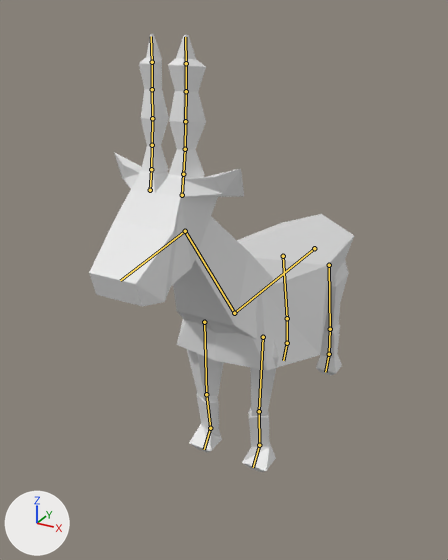
What one commit did to the Blender file goat_rigged_mesh.blend.
Before and after are seen from a 50 mm lens placed at (0.735, -1.67, 1.296), pointed at (-0.075, -0.198, 0.56). Lighting does not change. The marker at lower left points along +X, +Y and +Z. The bones that bend it are drawn over the model as lines.
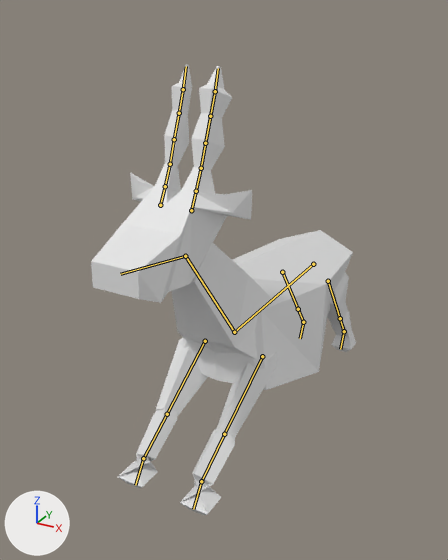
The newer file adds an action. The first version stands in its rest pose; the second is drawn at frame 0 of the action 'run_loop'.

Edits to the scene script, one JSON object a line:
```json
{"block": "bone_body", "where": "bone_body = bpy.data.objects['Armature'].pose.bones['body']"}
{"op": "set", "path": "bone_body.location", "old": "(0.0, 0.0, 0.0)", "new": "(0.0, -0.001, 0.062)"}
{"block": "bone_head", "where": "bone_head = bpy.data.objects['Armature'].pose.bones['head']  # child of 'neck'"}
{"op": "set", "path": "bone_head.rotation_quaternion", "old": "(1.0, 0.0, 0.0, 0.0)", "new": "(0.988, -0.152, 0.001, -0.012)", "note": "degrees (0, 0, 0) -> degrees (-18, 0, -1)"}
{"block": "bone_ikarmtarget_l", "where": "bone_ikarmtarget_l = bpy.data.objects['Armature'].pose.bones['ikarmtarget.l']"}
{"op": "set", "path": "bone_ikarmtarget_l.location", "old": "(0.0, 0.0, 0.0)", "new": "(0.0, -0.577, 0.0)"}
{"block": "bone_iklegtarget_l", "where": "bone_iklegtarget_l = bpy.data.objects['Armature'].pose.bones['iklegtarget.l']"}
{"op": "set", "path": "bone_iklegtarget_l.location", "old": "(0.0, 0.0, 0.0)", "new": "(0.0, 0.184, 0.0)"}
{"block": "bone_ikarmtarget_r", "where": "bone_ikarmtarget_r = bpy.data.objects['Armature'].pose.bones['ikarmtarget.r']"}
{"op": "set", "path": "bone_ikarmtarget_r.location", "old": "(0.0, 0.0, 0.0)", "new": "(0.0, -0.577, 0.0)"}
{"block": "bone_iklegtarget_r", "where": "bone_iklegtarget_r = bpy.data.objects['Armature'].pose.bones['iklegtarget.r']"}
{"op": "set", "path": "bone_iklegtarget_r.location", "old": "(0.0, 0.0, 0.0)", "new": "(0.0, 0.184, 0.0)"}
```

What differs and where, as boxes (x1, y1, x2, y2) in the pictures (448 x 560 px):
```json
{"object": "Cube", "change": "posed", "before": [89, 34, 354, 472], "after": [91, 64, 356, 515]}
{"bone": "body", "before": "(314, 248) to (234, 313)", "after": "(313, 264) to (234, 332)"}
{"bone": "head", "before": "(185, 231) to (120, 280)", "after": "(185, 256) to (120, 274)"}
```
